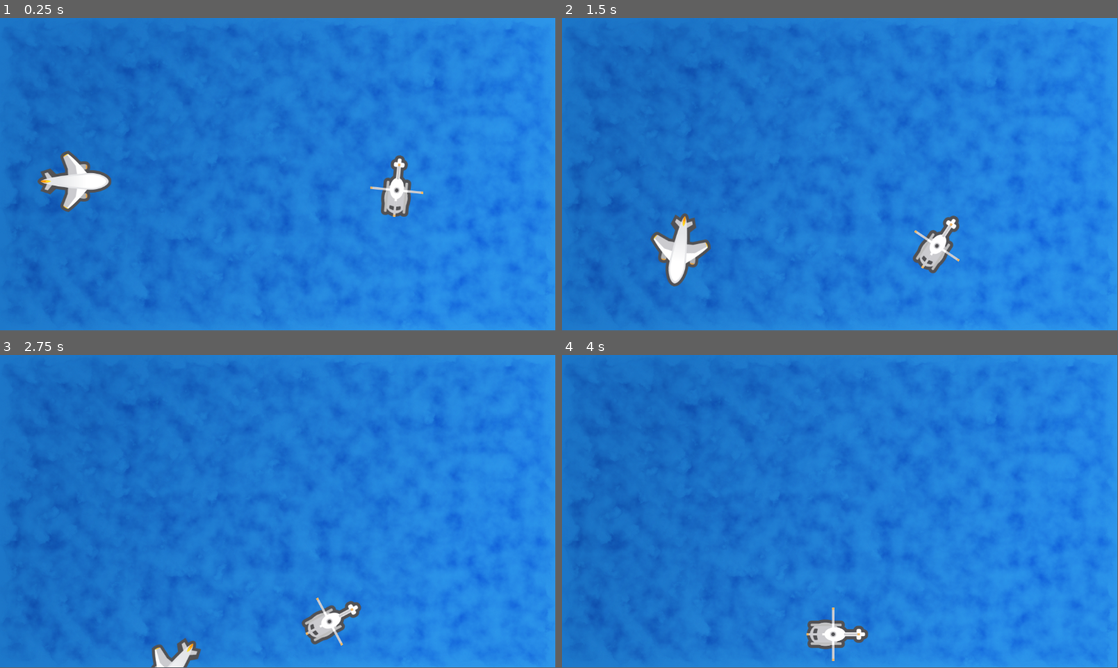
Above: before the commit, frames 1-4 (two rows, left to right).
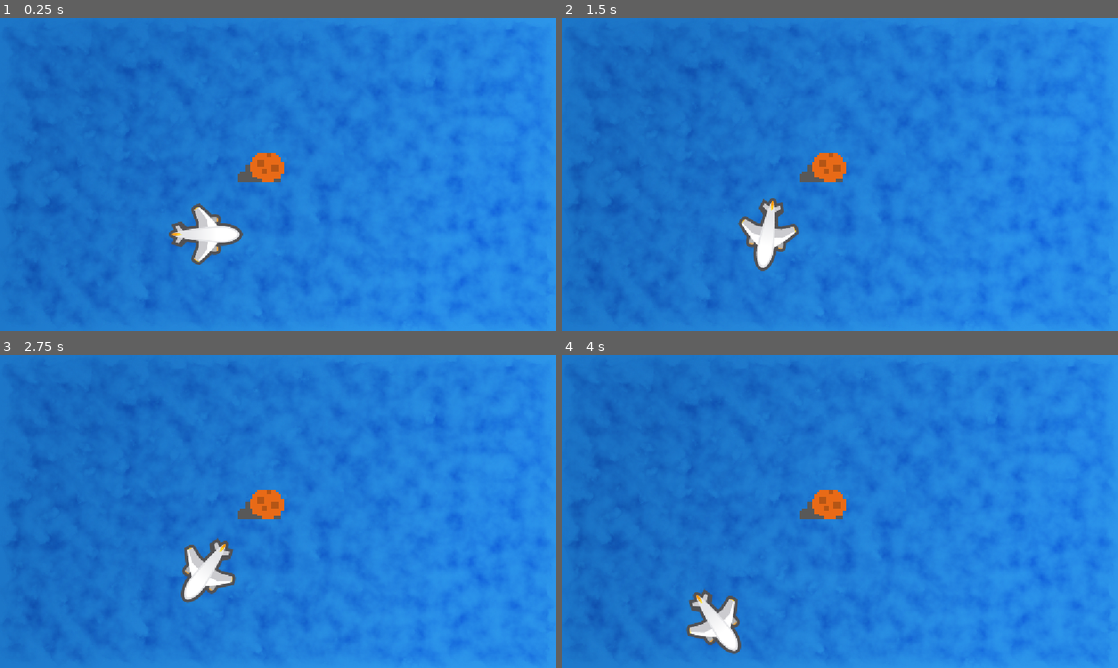
Above: after the commit, the same moments.

Repository: ligarius20fps/kurs-godot
Game: Godot game, scene res://Scenes/Ocean/Ocean.tscn
Two runs of this game, one before a commit and one after it. Both use one fixed random seed, a clock stepped at 60 frames per second and the inputs below.
Inputs:
- Up to frame 1 (0.25 s): no input
- Up to frame 2 (1.5 s): hold Right (ui_right) 0.53-1.28 s; tap Space (ui_select) at 0.77 s; hold Left (ui_left) from 1.28 s (still down)
- Up to frame 3 (2.75 s): tap Space (ui_select) at 1.52 s; release Left (ui_left) at 2.03 s; hold Right (ui_right) from 2.03 s (still down)
- Up to frame 4 (4 s): release Right (ui_right) at 2.78 s; hold Up (ui_up) 2.78-3.53 s; tap Space (ui_select) at 3.02, 3.77 s; hold Left (ui_left) from 3.53 s (still down)
The window is 799x449 before the commit and 800x450 after it. Grey fills any space a smaller window leaves; there, only what the larger window draws over its background counts as a difference.

The runs differ from the first frame. In frame 1, 4.0% of the frame differs, in the area x 0-77%, y 42-100%; in frame 2, 4.0%; in frame 3, 3.3%; in frame 4, 2.7%.

Commit message:
po lekcji z aspect ratio

Diff:
--- a/podstawy/Scenes/Ocean/Ocean.gd
+++ b/podstawy/Scenes/Ocean/Ocean.gd
@@ -3,6 +3,9 @@
 @onready var samolot: Sprite2D = $Plane
 @onready var heli: Sprite2D = $Helicopter
 @onready var chrup: AudioStreamPlayer = $chrup
+const speed:int = 200
+const PI:float = 3.141592653589793238462643383
+const rotate_speed:float = PI
 
 # Called when the node enters the scene tree for the first time.
 func _ready() -> void:
@@ -11,11 +14,9 @@
 # Called every frame. 'delta' is the elapsed time since the previous frame.
 func _process(delta: float) -> void:
 	# przemieszczaj latające maszyny
-	const speed:int = 200
-	const PI:float = 3.141592653589793238462643383
-	const rotate_speed:float = PI
-	samolot.move_local_x(speed * delta)
-	heli.move_local_x(speed * delta * 0.5)
+	#heli.move_local_x(speed * delta * 0.5)
+	if Input.is_action_pressed("ui_up"):
+		samolot.move_local_x(speed * delta)
 
 	# obracaj samolotem
 	if Input.is_action_pressed("ui_left"):
--- a/podstawy/Scenes/Ocean/Ocean.tscn
+++ b/podstawy/Scenes/Ocean/Ocean.tscn
@@ -5,6 +5,7 @@
 [ext_resource type="Texture2D" uid="uid://bk2m1euaa1lqc" path="res://Assets/Plane.png" id="2_i4j2t"]
 [ext_resource type="Texture2D" uid="uid://clo24arucp3mn" path="res://Assets/Helicopter.png" id="3_2ucyk"]
 [ext_resource type="AudioStream" uid="uid://dafj612g3j7df" path="res://Assets/eating.wav" id="5_fyc3p"]
+[ext_resource type="Texture2D" uid="uid://uqqaksyiyj0w" path="res://Assets/tile_454.png" id="6_t11xa"]
 
 [node name="Ocean" type="Node2D" unique_id=779895630]
 script = ExtResource("1_y20wh")
@@ -15,14 +16,20 @@
 metadata/_edit_lock_ = true
 
 [node name="Helicopter" type="Sprite2D" parent="." unique_id=742845085]
-position = Vector2(825, 324)
+position = Vector2(1259, 469)
 rotation = 1.5707964
 texture = ExtResource("3_2ucyk")
 
 [node name="Plane" type="Sprite2D" parent="." unique_id=1378103251]
-position = Vector2(105, 339)
+position = Vector2(426, 448)
 texture = ExtResource("2_i4j2t")
 
 [node name="chrup" type="AudioStreamPlayer" parent="." unique_id=268567853]
 stream = ExtResource("5_fyc3p")
 volume_db = -8.0
+
+[node name="rzuf" type="Sprite2D" parent="." unique_id=1789025827]
+texture_filter = 1
+position = Vector2(539.99994, 286)
+scale = Vector2(5, 5)
+texture = ExtResource("6_t11xa")
--- a/podstawy/project.godot
+++ b/podstawy/project.godot
@@ -15,6 +15,10 @@
 config/features=PackedStringArray("4.6", "Mobile")
 config/icon="res://icon.svg"
 
+[display]
+
+window/stretch/mode="canvas_items"
+
 [physics]
 
 3d/physics_engine="Jolt Physics"
